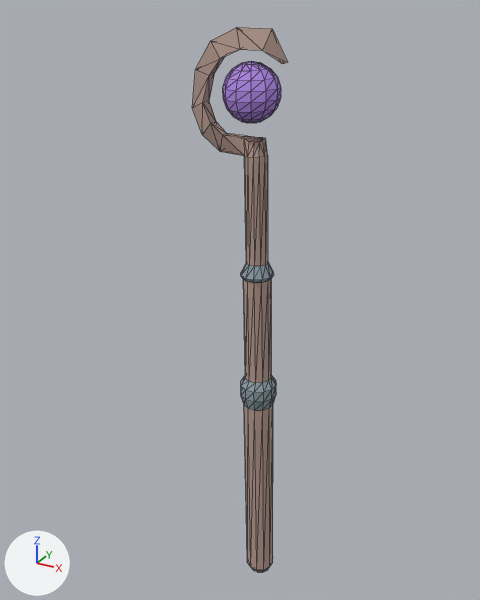
Before and after pictures for a commit that changed the glTF model server/public/assets/models/items/rod.glb.
Camera for both pictures: a 50 mm camera at (0.728, -1.353, 0.484) aimed at (-0.035, 0.035, -0.21). Arrows for +X, +Y and +Z are at lower left; the lights stay in place. The older version comes first. Mesh edges are drawn as thin lines.

The older version as bpy lines, for what is in view:
```python
mat_core_orb_glow = principled_material('Core_Orb_Glow')
mat_core_orb_glow.base_color = (0.4, 0.23, 0.72)  # purple #aa84dd
mat_core_orb_glow.roughness = 1.0
mat_mat17 = principled_material('mat17')
mat_mat17.base_color = (0.27, 0.35, 0.39)  # grey #8ea0a8
mat_mat17.roughness = 1.0
mat_mat20 = principled_material('mat20')
mat_mat20.base_color = (0.47, 0.33, 0.28)  # beige #b69b90
mat_mat20.roughness = 1.0
me_mesh1762687703 = bpy.data.meshes.new('mesh1762687703')
me_mesh1762687703.from_pydata(...)  # 98 vertices, 192 faces; spans x -0.0451..0.0827, y -0.0737..0.0545, z 0.2493..0.3793
me_mesh1762687703.materials.append(mat_core_orb_glow)  # purple #aa84dd
me_mesh2096346305 = bpy.data.meshes.new('mesh2096346305')
me_mesh2096346305.from_pydata(...)  # 160 vertices, 320 faces; spans x -0.14..0.1, y -0.04..0.06, z -1.08..0.45
# faces by material slot: [200, 120]
me_mesh2096346305.materials.append(mat_mat20)  # beige #b69b90
me_mesh2096346305.materials.append(mat_mat17)  # grey #8ea0a8
ob_group1762687703 = bpy.data.objects.new('group1762687703', me_mesh1762687703)
ob_group1762687703.location = (0.0, 0.0, 0.0)
ob_group2096346305 = bpy.data.objects.new('group2096346305', me_mesh2096346305)
ob_group2096346305.location = (0.0, 0.0, 0.0)
```
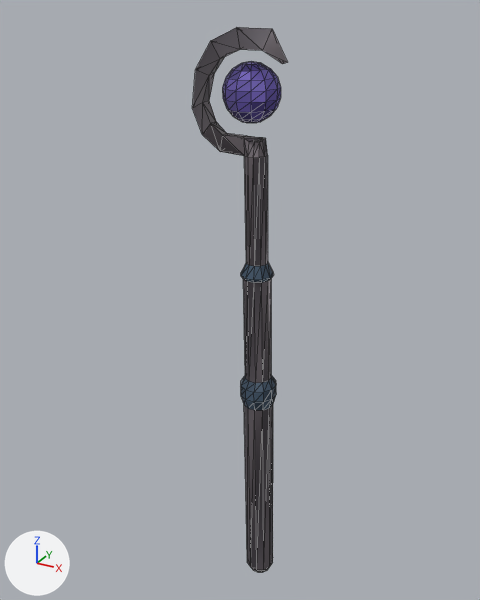
Edits to the scene script, one JSON object a line:
```json
{"op": "add", "block": "img_arcane_rod_normal_512", "code": ["img_arcane_rod_normal_512 = load_image('arcane_rod_normal_512', '_unpacked/arcane_rod_normal_512', 512, 512, 'Non-Color')"]}
{"op": "add", "block": "img_arcane_rod_basecolor_512", "code": ["img_arcane_rod_basecolor_512 = load_image('arcane_rod_baseColor_512', '_unpacked/arcane_rod_baseColor_512', 512, 512, 'sRGB')"]}
{"block": "mat_mat20", "change": "nodes: BsdfPrincipled, OutputMaterial"}
{"block": "mat_mat20", "change": "nodes: BsdfPrincipled, Mix, NormalMap, OutputMaterial, TexImage x2"}
{"block": "mat_mat20", "change": "uses the picture img_arcane_rod_basecolor_512"}
{"block": "mat_mat20", "change": "uses the picture img_arcane_rod_normal_512"}
{"block": "mat_mat17", "change": "nodes: BsdfPrincipled, OutputMaterial"}
{"block": "mat_mat17", "change": "nodes: BsdfPrincipled, Mix, NormalMap, OutputMaterial, TexImage x2"}
{"block": "mat_mat17", "change": "uses the picture img_arcane_rod_basecolor_512"}
{"block": "mat_mat17", "change": "uses the picture img_arcane_rod_normal_512"}
{"block": "mat_core_orb_glow", "change": "nodes: BsdfPrincipled, OutputMaterial"}
{"block": "mat_core_orb_glow", "change": "nodes: BsdfPrincipled, Mix, NormalMap, OutputMaterial, TexImage x2"}
{"block": "mat_core_orb_glow", "change": "uses the picture img_arcane_rod_basecolor_512"}
{"block": "mat_core_orb_glow", "change": "uses the picture img_arcane_rod_normal_512"}
```

Changed parts and their boxes (x1, y1, x2, y2) in the pictures (480 x 600 px):
```json
{"object": "group2096346305", "change": "surface changed", "before": [192, 27, 287, 572], "after": [192, 27, 287, 572], "on screen": "beige to grey"}
{"object": "group1762687703", "change": "surface changed", "before": [222, 61, 281, 123], "after": [222, 61, 281, 123], "on screen": "purple to blue"}
```
